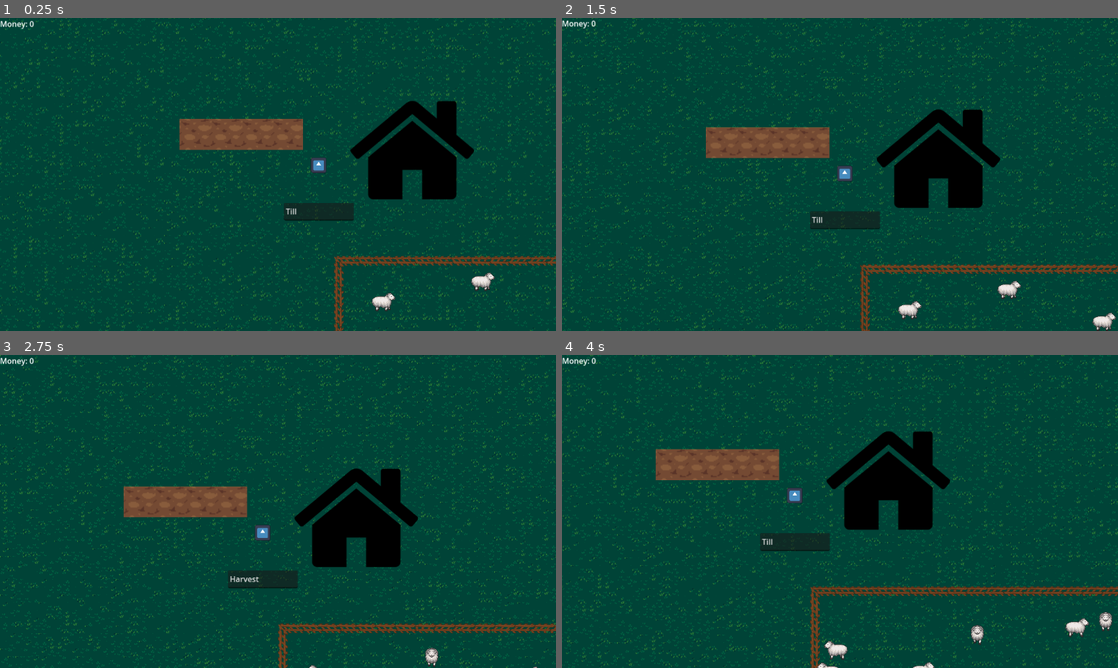
Above: before the commit, frames 1-4 (two rows, left to right).
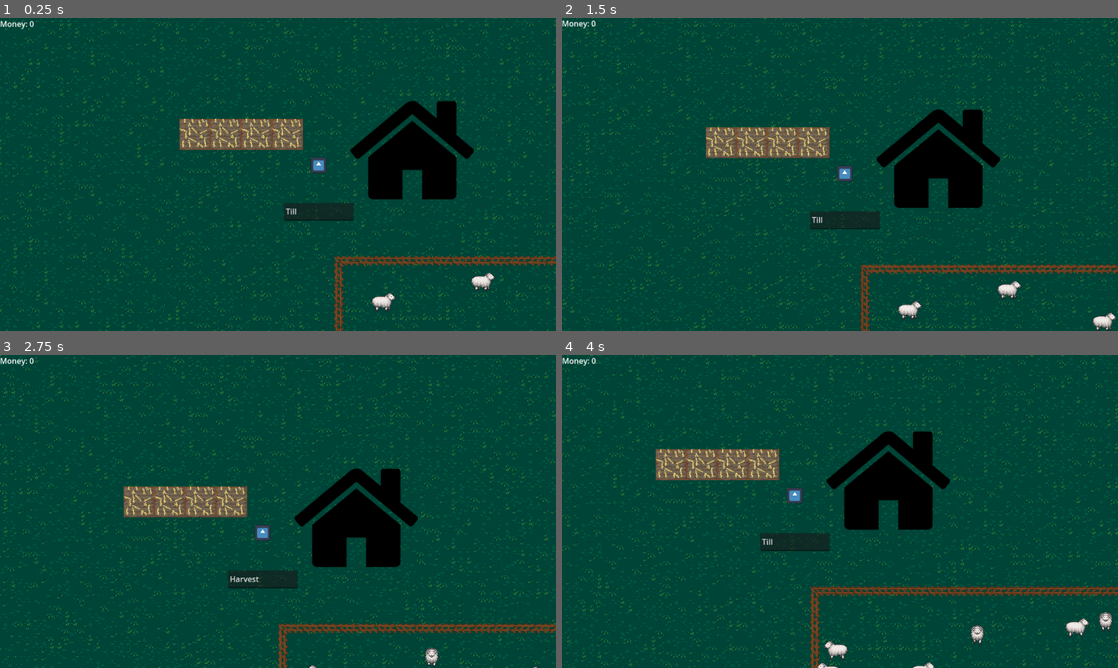
Above: after the commit, the same moments.

Repository: skeeeth/Growing-Dread
Game: Godot game, scene res://Combat/Combat_Test.tscn
Same seed, same stepped clock (60 frames per second), same inputs: the game is played once before the commit and once after it. The engine's default icon, where the game draws it, is replaced by a stand-in: a white triangle on a blue panel in a dark square.
Inputs (mouse positions are in pixels of both pictures, inside the frame that each line leads up to):
- Up to frame 1 (0.25 s): no input
- Up to frame 2 (1.5 s): tap Enter at 0.5 s; move the mouse to (962, 158) at 0.52 s; hold D (right) 0.53-1.28 s; hold 0 (0) 0.53-1.28 s; tap 1 (1) at 0.8, 1.35 s; move the mouse to (728, 190) at 1.27 s; hold S (down) from 1.28 s (still down)
- Up to frame 3 (2.75 s): tap 2 (2) at 1.55 s; move the mouse to (333, 442) at 2.02 s; release S (down) at 2.03 s; hold D (right) from 2.03 s (still down); hold 2 (2) from 2.03 s (still down); tap 3 (3) at 2.3 s
- Up to frame 4 (4 s): move the mouse to (812, 574) at 2.77 s; release D (right) at 2.78 s; release 2 (2) at 2.78 s; hold W (up) 2.78-3.53 s; tap 3 (3) at 2.85 s; tap 8 (8) at 3.05 s; move the mouse to (1006, 558) at 3.52 s; hold A (left) from 3.53 s (still down); hold 8 (8) from 3.53 s (still down); tap 0 (0) at 3.8 s

The runs differ from the first frame. In frame 1, 1.4% of the frame differs, in the area x 32-55%, y 32-42%; in frame 2, 1.5%, in the area x 25-48%, y 34-45%; in frame 3, 1.4%; in frame 4, 1.5%.
Error in both runs: Invalid assignment of property or key 'animation' with value of type 'String' on a base object of type 'null instance'. (res://Farming/Character/Player/Player_…

Commit message:
Update farmable_tile.tscn

Diff:
--- a/Farming/FarmingTiles/farmable_tile.tscn
+++ b/Farming/FarmingTiles/farmable_tile.tscn
@@ -1,12 +1,256 @@
-[gd_scene load_steps=11 format=3 uid="uid://bhdcmdrktl4xs"]
+[gd_scene load_steps=43 format=3 uid="uid://bhdcmdrktl4xs"]
 
 [ext_resource type="Script" path="res://Farming/FarmingTiles/farmable_tile.gd" id="1_lxn3k"]
 [ext_resource type="Resource" uid="uid://bxc1cyfbquibd" path="res://Farming/FarmingTiles/Crops/Blank.tres" id="2_b2nj6"]
+[ext_resource type="Texture2D" uid="uid://pq7wdsrswk4k" path="res://Assets/corn.png" id="3_0b8t1"]
 [ext_resource type="Texture2D" uid="uid://c87upey770rjx" path="res://Assets/UI-Kenny_Large.png" id="3_8wb04"]
 [ext_resource type="Texture2D" uid="uid://nsrjbbj6clnd" path="res://Assets/plowed_soil.png" id="3_ars1p"]
 
 [sub_resource type="RectangleShape2D" id="RectangleShape2D_i47ax"]
 size = Vector2(32, 32)
+
+[sub_resource type="AtlasTexture" id="AtlasTexture_vy1r0"]
+atlas = ExtResource("3_0b8t1")
+region = Rect2(0, 0, 100, 100)
+
+[sub_resource type="AtlasTexture" id="AtlasTexture_uqgox"]
+atlas = ExtResource("3_0b8t1")
+region = Rect2(100, 0, 100, 100)
+
+[sub_resource type="AtlasTexture" id="AtlasTexture_c17he"]
+atlas = ExtResource("3_0b8t1")
+region = Rect2(200, 0, 100, 100)
+
+[sub_resource type="AtlasTexture" id="AtlasTexture_lkrk6"]
+atlas = ExtResource("3_0b8t1")
+region = Rect2(300, 0, 100, 100)
+
+[sub_resource type="AtlasTexture" id="AtlasTexture_dj65r"]
+atlas = ExtResource("3_0b8t1")
+region = Rect2(400, 0, 100, 100)
+
+[sub_resource type="AtlasTexture" id="AtlasTexture_yo0fq"]
+atlas = ExtResource("3_0b8t1")
+region = Rect2(500, 0, 100, 100)
+
+[sub_resource type="AtlasTexture" id="AtlasTexture_yiq4w"]
+atlas = ExtResource("3_0b8t1")
+region = Rect2(600, 0, 100, 100)
+
+[sub_resource type="AtlasTexture" id="AtlasTexture_ovy1p"]
+atlas = ExtResource("3_0b8t1")
+region = Rect2(0, 200, 100, 100)
+
+[sub_resource type="AtlasTexture" id="AtlasTexture_it45q"]
+atlas = ExtResource("3_0b8t1")
+region = Rect2(100, 200, 100, 100)
+
+[sub_resource type="AtlasTexture" id="AtlasTexture_ujftg"]
+atlas = ExtResource("3_0b8t1")
+region = Rect2(200, 200, 100, 100)
+
+[sub_resource type="AtlasTexture" id="AtlasTexture_dvs8k"]
+atlas = ExtResource("3_0b8t1")
+region = Rect2(300, 200, 100, 100)
+
+[sub_resource type="AtlasTexture" id="AtlasTexture_ol1wx"]
+atlas = ExtResource("3_0b8t1")
+region = Rect2(400, 200, 100, 100)
+
+[sub_resource type="AtlasTexture" id="AtlasTexture_6ibr7"]
+atlas = ExtResource("3_0b8t1")
+region = Rect2(500, 200, 100, 100)
+
+[sub_resource type="AtlasTexture" id="AtlasTexture_4lppu"]
+atlas = ExtResource("3_0b8t1")
+region = Rect2(600, 200, 100, 100)
+
+[sub_resource type="AtlasTexture" id="AtlasTexture_0ouwb"]
+atlas = ExtResource("3_0b8t1")
+region = Rect2(0, 300, 100, 100)
+
+[sub_resource type="AtlasTexture" id="AtlasTexture_orc6p"]
+atlas = ExtResource("3_0b8t1")
+region = Rect2(100, 300, 100, 100)
+
+[sub_resource type="AtlasTexture" id="AtlasTexture_qv0ci"]
+atlas = ExtResource("3_0b8t1")
+region = Rect2(200, 300, 100, 100)
+
+[sub_resource type="AtlasTexture" id="AtlasTexture_f01ri"]
+atlas = ExtResource("3_0b8t1")
+region = Rect2(300, 300, 100, 100)
+
+[sub_resource type="AtlasTexture" id="AtlasTexture_yqf5b"]
+atlas = ExtResource("3_0b8t1")
+region = Rect2(400, 300, 100, 100)
+
+[sub_resource type="AtlasTexture" id="AtlasTexture_5ujs1"]
+atlas = ExtResource("3_0b8t1")
+region = Rect2(500, 300, 100, 100)
+
+[sub_resource type="AtlasTexture" id="AtlasTexture_fnxfw"]
+atlas = ExtResource("3_0b8t1")
+region = Rect2(600, 300, 100, 100)
+
+[sub_resource type="AtlasTexture" id="AtlasTexture_8ugbc"]
+atlas = ExtResource("3_0b8t1")
+region = Rect2(0, 100, 100, 100)
+
+[sub_resource type="AtlasTexture" id="AtlasTexture_3nd2x"]
+atlas = ExtResource("3_0b8t1")
+region = Rect2(100, 100, 100, 100)
+
+[sub_resource type="AtlasTexture" id="AtlasTexture_ams54"]
+atlas = ExtResource("3_0b8t1")
+region = Rect2(200, 100, 100, 100)
+
+[sub_resource type="AtlasTexture" id="AtlasTexture_87rxs"]
+atlas = ExtResource("3_0b8t1")
+region = Rect2(300, 100, 100, 100)
+
+[sub_resource type="AtlasTexture" id="AtlasTexture_uux8s"]
+atlas = ExtResource("3_0b8t1")
+region = Rect2(400, 100, 100, 100)
+
+[sub_resource type="AtlasTexture" id="AtlasTexture_3fuvl"]
+atlas = ExtResource("3_0b8t1")
+region = Rect2(500, 100, 100, 100)
+
+[sub_resource type="AtlasTexture" id="AtlasTexture_bhtxs"]
+atlas = ExtResource("3_0b8t1")
+region = Rect2(600, 100, 100, 100)
+
+[sub_resource type="AtlasTexture" id="AtlasTexture_ya37n"]
+atlas = ExtResource("3_0b8t1")
+region = Rect2(0, 400, 100, 100)
+
+[sub_resource type="AtlasTexture" id="AtlasTexture_7guxo"]
+atlas = ExtResource("3_0b8t1")
+region = Rect2(0, 500, 100, 100)
+
+[sub_resource type="SpriteFrames" id="SpriteFrames_hci8s"]
+animations = [{
+"frames": [{
+"duration": 1.0,
+"texture": SubResource("AtlasTexture_vy1r0")
+}, {
+"duration": 1.0,
+"texture": SubResource("AtlasTexture_uqgox")
+}, {
+"duration": 1.0,
+"texture": SubResource("AtlasTexture_c17he")
+}, {
+"duration": 1.0,
+"texture": SubResource("AtlasTexture_lkrk6")
+}, {
+"duration": 1.0,
+"texture": SubResource("AtlasTexture_dj65r")
+}, {
+"duration": 1.0,
+"texture": SubResource("AtlasTexture_yo0fq")
+}, {
+"duration": 1.0,
+"texture": SubResource("AtlasTexture_yiq4w")
+}],
+"loop": true,
+"name": &"Dead",
+"speed": 5.0
+}, {
+"frames": [{
+"duration": 1.0,
+"texture": SubResource("AtlasTexture_ovy1p")
+}, {
+"duration": 1.0,
+"texture": SubResource("AtlasTexture_it45q")
+}, {
+"duration": 1.0,
+"texture": SubResource("AtlasTexture_ujftg")
+}, {
+"duration": 1.0,
+"texture": SubResource("AtlasTexture_dvs8k")
+}, {
+"duration": 1.0,
+"texture": SubResource("AtlasTexture_ol1wx")
+}, {
+"duration": 1.0,
+"texture": SubResource("AtlasTexture_6ibr7")
+}, {
+"duration": 1.0,
+"texture": SubResource("AtlasTexture_4lppu")
+}],
+"loop": true,
+"name": &"Growing",
+"speed": 5.0
+}, {
+"frames": [{
+"duration": 1.0,
+"texture": SubResource("AtlasTexture_0ouwb")
+}, {
+"duration": 1.0,
+"texture": SubResource("AtlasTexture_orc6p")
+}, {
+"duration": 1.0,
+"texture": SubResource("AtlasTexture_qv0ci")
+}, {
+"duration": 1.0,
+"texture": SubResource("AtlasTexture_f01ri")
+}, {
+"duration": 1.0,
+"texture": SubResource("AtlasTexture_yqf5b")
+}, {
+"duration": 1.0,
+"texture": SubResource("AtlasTexture_5ujs1")
+}, {
+"duration": 1.0,
+"texture": SubResource("AtlasTexture_fnxfw")
+}],
+"loop": true,
+"name": &"Planted",
+"speed": 5.0
+}, {
+"frames": [{
+"duration": 1.0,
+"texture": SubResource("AtlasTexture_8ugbc")
+}, {
+"duration": 1.0,
+"texture": SubResource("AtlasTexture_3nd2x")
+}, {
+"duration": 1.0,
+"texture": SubResource("AtlasTexture_ams54")
+}, {
+"duration": 1.0,
+"texture": SubResource("AtlasTexture_87rxs")
+}, {
+"duration": 1.0,
+"texture": SubResource("AtlasTexture_uux8s")
+}, {
+"duration": 1.0,
+"texture": SubResource("AtlasTexture_3fuvl")
+}, {
+"duration": 1.0,
+"texture": SubResource("AtlasTexture_bhtxs")
+}],
+"loop": true,
+"name": &"Ripe",
+"speed": 5.0
+}, {
+"frames": [{
+"duration": 1.0,
+"texture": SubResource("AtlasTexture_ya37n")
+}],
+"loop": true,
+"name": &"Tilled",
+"speed": 5.0
+}, {
+"frames": [{
+"duration": 1.0,
+"texture": SubResource("AtlasTexture_7guxo")
+}],
+"loop": true,
+"name": &"Untilled",
+"speed": 5.0
+}]
 
 [sub_resource type="AtlasTexture" id="AtlasTexture_vvumk"]
 atlas = ExtResource("3_ars1p")
@@ -52,6 +296,8 @@
 [node name="CropDisplay" type="AnimatedSprite2D" parent="FarmableTile"]
 z_index = 1
 scale = Vector2(0.32, 0.32)
+sprite_frames = SubResource("SpriteFrames_hci8s")
+animation = &"Dead"
 
 [node name="Dirt" type="AnimatedSprite2D" parent="FarmableTile"]
 sprite_frames = SubResource("SpriteFrames_1d1s0")
